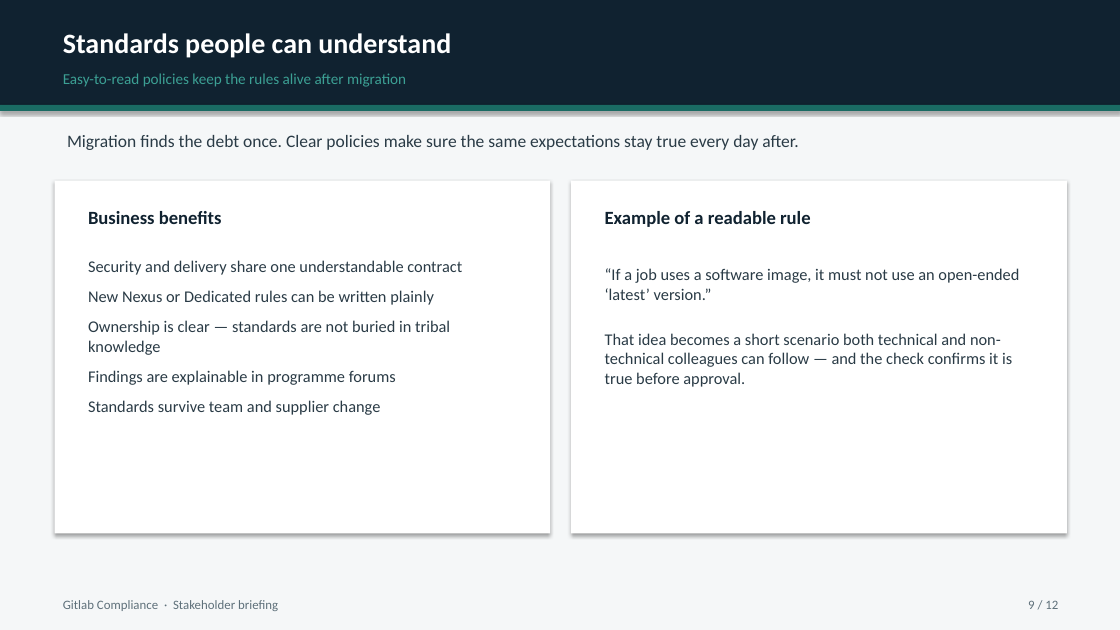
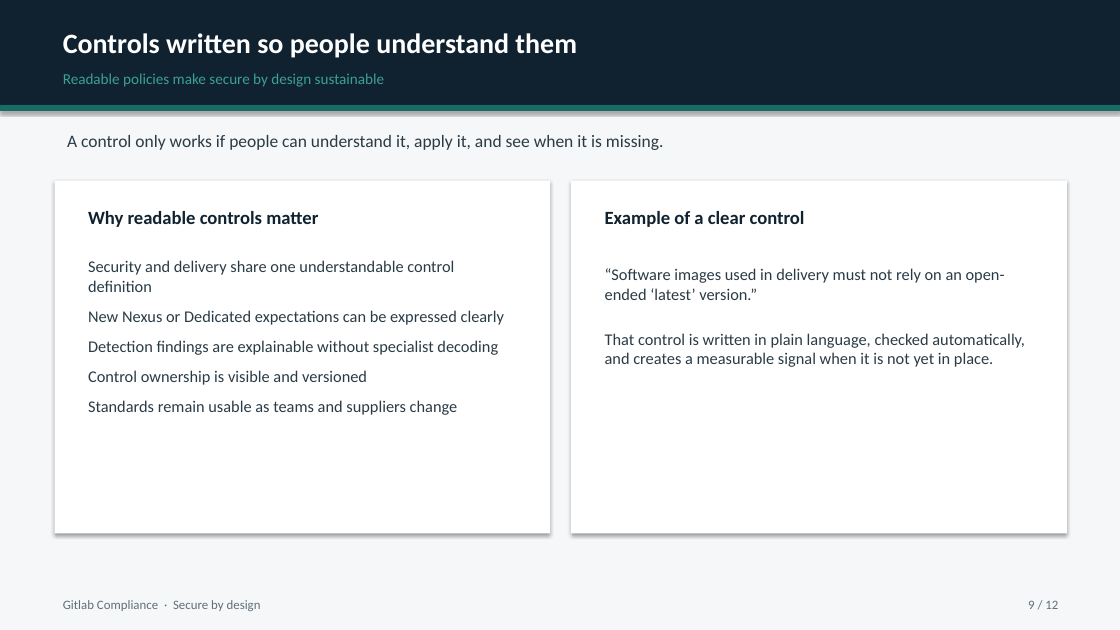
Before and after one commit to MaturityBuilder/gitlab-compliance, a slide deck: slide 9 of docs/presentations/gitlab-compliance-stakeholder-briefing.pptx. Drawn at 1120x630 pixels with LibreOffice and Linux fonts; fonts in the diff are those of the drawing. Boxes give left, top, right and bottom in pixels: in the first picture for what was removed or moved away, otherwise in the second. Text is boxed around its words. In the diff, an @@ line names an element or a change of style, - is before the commit and + after.

```diff
--- a/docs/presentations/gitlab-compliance-stakeholder-briefing.pptx
+++ b/docs/presentations/gitlab-compliance-stakeholder-briefing.pptx
@@ text at (63,33,577,58): text changed @@
-Standards people can understand
+Controls written so people understand them
@@ text at (63,73,384,87): text changed @@
-Easy-to-read policies keep the rules alive after migration
+Readable policies make secure by design sustainable
@@ text at (67,135,663,150): text changed @@
-Migration finds the debt once. Clear policies make sure the same expectations stay true every day after.
+A control only works if people can understand it, apply it, and see when it is missing.
@@ text at (88,211,318,227): text changed @@
-Business benefits
+Why readable controls matter
@@ text at (605,211,805,227): text changed @@
-Example of a readable rule
+Example of a clear control
@@ text at (88,260,504,415): text changed @@
-Security and delivery share one understandable contract
-New Nexus or Dedicated rules can be written plainly
-Ownership is clear — standards are not buried in tribal knowledge
-Findings are explainable in programme forums
-Standards survive team and supplier change
+Security and delivery share one understandable control definition
+New Nexus or Dedicated expectations can be expressed clearly
+Detection findings are explainable without specialist decoding
+Control ownership is visible and versioned
+Standards remain usable as teams and suppliers change
@@ text at (605,268,1025,367): text changed @@
-“If a job uses a software image, it must not use an open-ended ‘latest’ version.”
-That idea becomes a short scenario both technical and non-technical colleagues can follow — and the check confirms it is true before approval.
+“Software images used in delivery must not rely on an open-ended ‘latest’ version.”
+That control is written in plain language, checked automatically, and creates a measurable signal when it is not yet in place.
@@ text at (63,600,261,611): text changed @@
-Gitlab Compliance · Stakeholder briefing
+Gitlab Compliance · Secure by design
```
Also in this commit, not shown: 9 other slides changed, 2 slides added, 2 slides removed, 2 other files.
